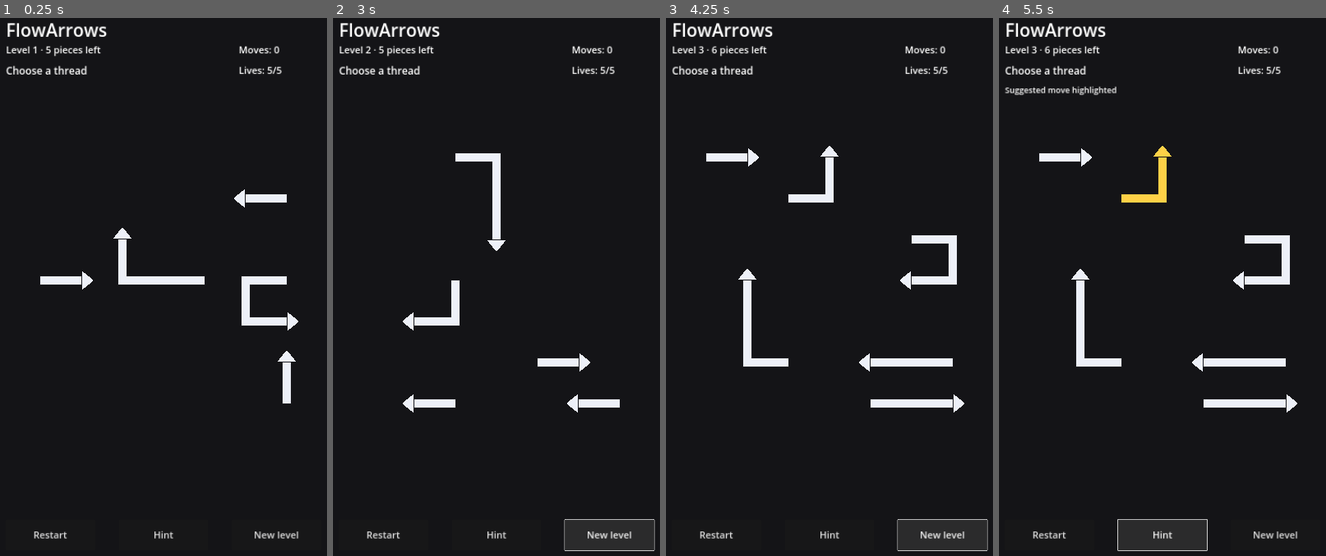
Above: before the commit, frames 1-4 (left to right).
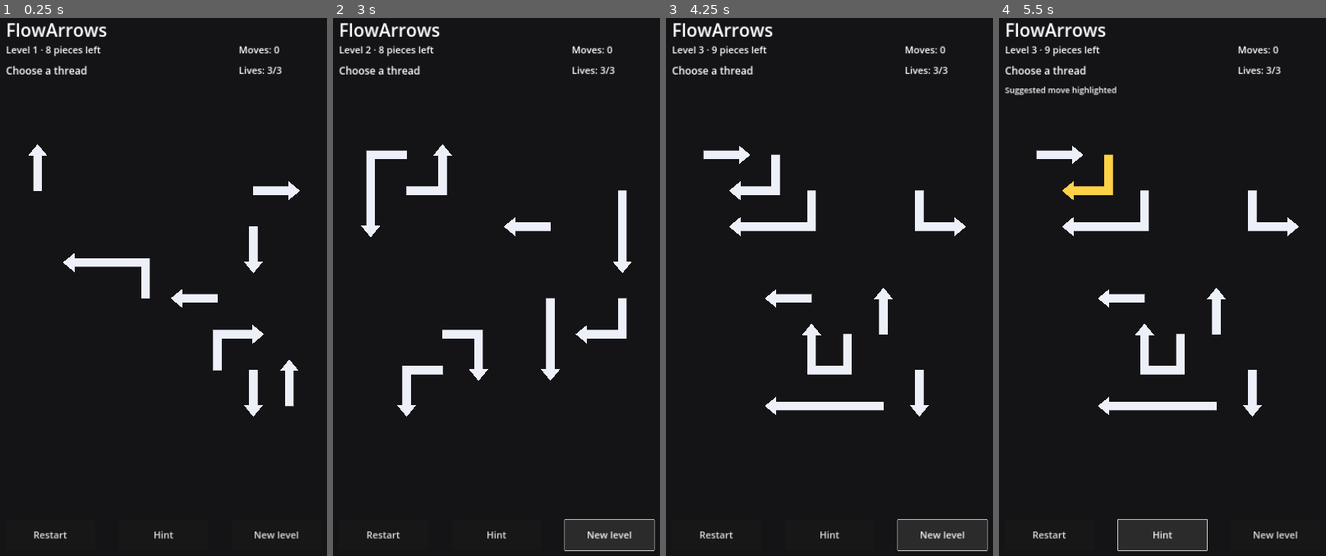
Above: after the commit, the same moments.

Repository: AiRigaLabs01/FlowArrows
Game: Godot game, scene res://src/game/main.tscn
Same seed, same stepped clock (60 frames per second), same inputs: the game is played once before the commit and once after it.
Inputs:
- Up to frame 1 (0.25 s): no input
- Up to frame 2 (3 s): click "Restart" at 0.5 s; click "Restart" at 1.25 s; click "Restart" at 2 s; click "New level" at 2.75 s
- Up to frame 3 (4.25 s): click "New level" at 3.5 s
- Up to frame 4 (5.5 s): click "Hint" at 4.25 s; click "Hint" at 5 s

The runs differ from the first frame. In frame 1, 4.1% of the frame differs, in the area x 8-92%, y 5-75%; in frame 2, 5.1%; in frame 3, 6.0%; in frame 4, 6.1%, in the area x 11-92%, y 5-75%.

Commit message:
Increase starting board density and reduce lives

Diff:
--- a/src/game/main.gd
+++ b/src/game/main.gd
@@ -5,10 +5,11 @@
 const FlowGenerator = preload("res://src/core/generator.gd")
 const PieceView = preload("res://src/game/piece_view.gd")
 
-const CELL_SIZE := 120.0
+const CELL_SIZE := 105.0
 const BOARD_ORIGIN := Vector2(120, 420)
-const START_PIECES := 5
-const MAX_LIVES := 5
+const START_PIECES := 8
+const START_BOARD_SIZE := Vector2i(8, 8)
+const MAX_LIVES := 3
 
 var board
 var initial_board
@@ -96,8 +97,8 @@
 	lives = MAX_LIVES
 	failed_piece_ids.clear()
 	hint_label.text = ""
-	var piece_count: int = mini(START_PIECES + int((level_number - 1) / 2), 9)
-	var generated: Dictionary = generator.generate_chain(piece_count, Vector2i(7, 7))
+	var piece_count: int = mini(START_PIECES + int((level_number - 1) / 2), 12)
+	var generated: Dictionary = generator.generate_chain(piece_count, START_BOARD_SIZE)
 	board = generated["board"]
 	initial_board = board.copy()
 	_render_board()
